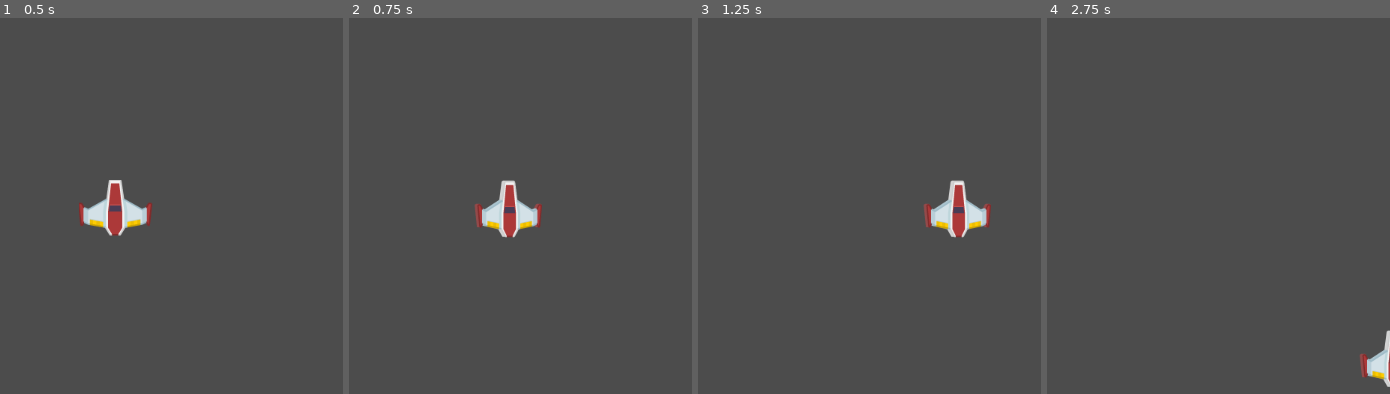
Above: before the commit, frames 1-4 (left to right).
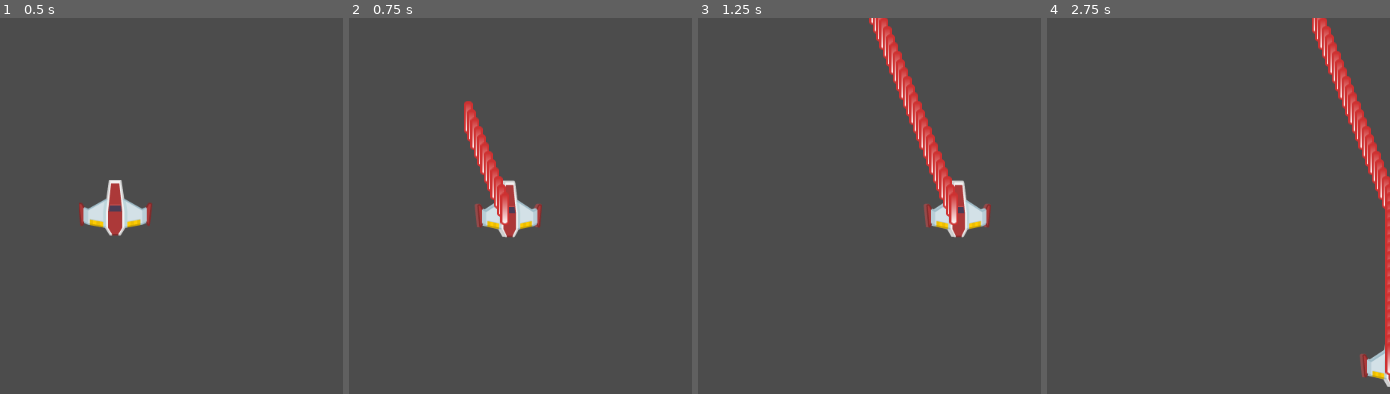
Above: after the commit, the same moments.

Repository: CodeNMore/Yet-Another-Space-Shooter
Game: Godot game, scene res://MainScenes/Gameplay.tscn
The game is run twice, just before and just after one commit, with the same random seed, the same clock (stepped at 60 frames per second) and the same inputs.
Inputs:
- Up to frame 1 (0.5 s): no input
- Up to frame 2 (0.75 s): tap Enter at 0.5 s; hold D (move_right) from 0.53 s (still down); hold Space (shoot) from 0.53 s (still down)
- Up to frame 3 (1.25 s): keep holding D (move_right); keep holding Space (shoot)
- Up to frame 4 (2.75 s): release D (move_right) at 1.28 s; release Space (shoot) at 1.28 s; hold S (move_down) 1.28-2.03 s; tap Space (shoot) at 1.35 s; hold D (move_right) from 2.03 s (still down); hold Space (shoot) from 2.03 s (still down)

Frame 1 is identical in both runs. In frame 2, 1.5% of the frame differs, in the area x 33-47%, y 22-56%; in frame 3, 2.8%; in frame 4, 3.2%, in the area x 77-100%, y 0-95%.

Commit message:
Episode 7

Diff:
--- /dev/null
+++ b/Bullet/Bullet.gd
@@ -0,0 +1,6 @@
+extends Area2D
+
+export var speed: float = 500
+
+func _physics_process(delta):
+	position.y -= speed * delta
--- /dev/null
+++ b/Bullet/Bullet.tscn
@@ -0,0 +1,17 @@
+[gd_scene load_steps=4 format=2]
+
+[ext_resource path="res://Textures/laserRed.png" type="Texture" id=1]
+[ext_resource path="res://Bullet/Bullet.gd" type="Script" id=2]
+
+[sub_resource type="CapsuleShape2D" id=1]
+radius = 4.77806
+height = 24.5637
+
+[node name="Bullet" type="Area2D"]
+script = ExtResource( 2 )
+
+[node name="Sprite" type="Sprite" parent="."]
+texture = ExtResource( 1 )
+
+[node name="CollisionShape2D" type="CollisionShape2D" parent="."]
+shape = SubResource( 1 )
--- a/Player/Player.gd
+++ b/Player/Player.gd
@@ -1,4 +1,6 @@
 extends Area2D
+
+var plBullet := preload("res://Bullet/Bullet.tscn")
 
 onready var animatedSprite := $AnimatedSprite
 
@@ -13,6 +15,12 @@
 		animatedSprite.play("Right")
 	else:
 		animatedSprite.play("Straight")
+
+	# Check if shooting
+	if Input.is_action_pressed("shoot"):
+		var bullet := plBullet.instance()
+		bullet.position = position
+		get_tree().current_scene.add_child(bullet)
 
 func _physics_process(delta):
 	var dirVec := Vector2(0, 0)
